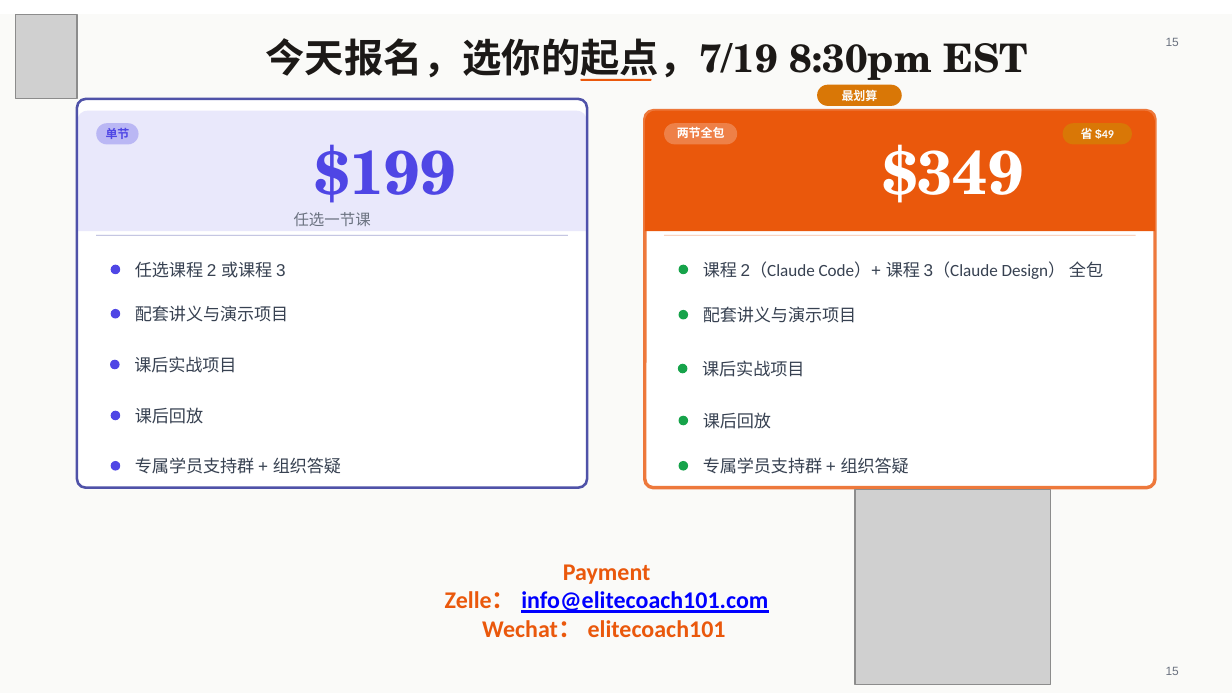
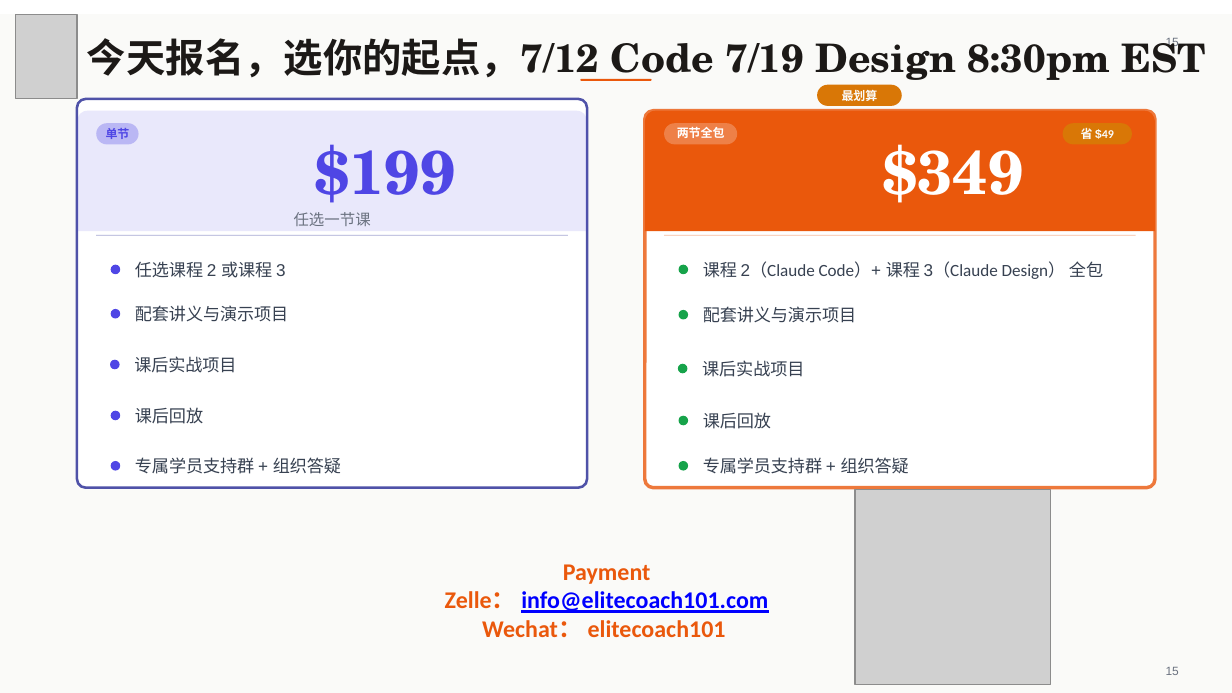
Before and after one commit to austinxyz/course-portal, a slide deck: slide 16 of dl/webinar-s2s3-0708.pptx (slide 14 before the commit). Drawn at 1232x693 pixels with LibreOffice and Linux fonts; fonts in the diff are those of the drawing; grey boxes stand for pictures. Boxes give left, top, right and bottom in pixels: in the first picture for what was removed or moved away, otherwise in the second. Text is boxed around its words. In the diff, an @@ line names an element or a change of style, - is before the commit and + after.

```diff
--- a/dl/webinar-s2s3-0708.pptx
+++ b/dl/webinar-s2s3-0708.pptx
@@ text at [87,38,1206,85]: text changed @@
-今天报名，选你的起点，7/19 8:30pm EST
+今天报名，选你的起点，7/12 Code 7/19 Design 8:30pm EST
```
Also in this commit, not shown: 2 other slides changed, 3 slides added, 1 slide removed, 4 other files.
